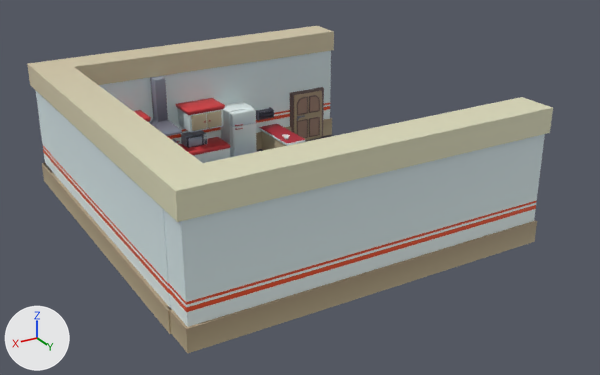
A saved change to the FBX model Assets/Art/3D/mapas/cocina_fbx/cocina.fbx.
One viewpoint serves both versions: a camera (50 mm lens) standing at (24.3, 42.6, 22.3) and looking at (-0.3, 1.5, 1.7). The lights are fixed; the arrows at lower left show +X, +Y and +Z. Where no turn or scale is listed for an object, it has been applied to the vertices.

In view in the first picture: 'Cube.003', 'Cube.004', 'Pared.001', 'alacena_01.001', 'estante.001', 'estractor.001', 'heladera.001', 'marcopuerta_00.001', 'mesada.001', 'mesada_01.001', 'microndas.001', 'micropuerta.001', 'puerta.002'.
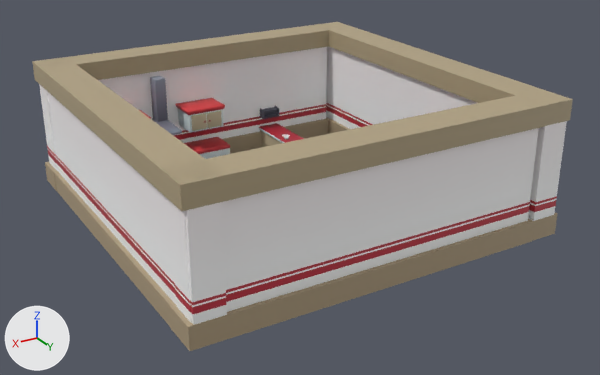
What the commit changed:
Mesh me_cube_046 is new.
It has 40 vertices, 38 faces and spans x -1.1..1.1, y -12.0..12.0, z -3.4..5.0.
It uses material mat_basecolor (picture img_base_colorpalette_png).
Mesh me_cube_042 is new.
It has 40 vertices, 38 faces and spans x -11.0..11.0, y -1.1..1.1, z -3.4..5.0.
It uses material mat_basecolor (picture img_base_colorpalette_png).
Mesh me_cube_044 is new.
It has 40 vertices, 38 faces and spans x -1.1..1.1, y -12.0..12.0, z -3.4..5.0.
It uses material mat_basecolor (picture img_base_colorpalette_png).
Mesh me_cube_045 is new.
It has 40 vertices, 38 faces and spans x -11.0..11.0, y -1.1..1.1, z -3.4..5.0.
It uses material mat_basecolor (picture img_base_colorpalette_png).
Object 'Cube.004' (ob_cube_004) is deleted.
Object 'heladera.001' (ob_heladera_001) is deleted.
Object 'marcopuerta_00.001' (ob_marcopuerta_00_001) is deleted.
Object 'Pared.001' (ob_pared_001) is deleted.
Object 'puerta.002' (ob_puerta_002) is deleted.
Object 'estante.001' (ob_estante_001) moves from (-3.95, -10.03, 2.79) to (-4.43, -10.03, 2.79).
Object 'micropuerta.001' (ob_micropuerta_001) is deleted.
Object 'Cube.003' (ob_cube_003) is deleted.
Object 'microndas.001' (ob_microndas_001) is deleted.
Object 'pared_front' (ob_pared_front) is new; it shows me_cube_046.
Its location is (10.8, -0.01, 3.44).
Object 'pared_izq' (ob_pared_izq) is new; it shows me_cube_042.
Its location is (0.99, 10.92, 3.44).
Object 'pared_back' (ob_pared_back) is new; it shows me_cube_044.
Its location is (-10.8, -0.01, 3.44).
Object 'pared_drch' (ob_pared_drch) is new; it shows me_cube_045.
Its location is (0.99, -10.92, 3.44).

Changed parts and their boxes (x1, y1, x2, y2) in the pictures (600 x 375 px):
'Pared.001', deleted
    before: (27, 26, 553, 353)
'pared_izq', added
    after: (163, 96, 548, 351)
'pared_front', added
    after: (32, 57, 231, 328)
'pared_drch', added
    after: (38, 25, 329, 191)
'pared_back', added
    after: (315, 22, 573, 241)
'puerta.002', deleted (brown)
    before: (294, 91, 322, 141)
'Cube.004', deleted
    before: (230, 123, 257, 157)
'heladera.001', deleted
    before: (220, 102, 253, 157)
'Cube.003', deleted
    before: (230, 108, 256, 127)
'marcopuerta_00.001', deleted
    before: (290, 87, 324, 137)
'estante.001', moved
    before: (256, 107, 274, 121)
    after: (260, 106, 279, 120)
'micropuerta.001', deleted
    before: (186, 134, 204, 148)
'microndas.001', deleted
    before: (181, 131, 208, 147)
